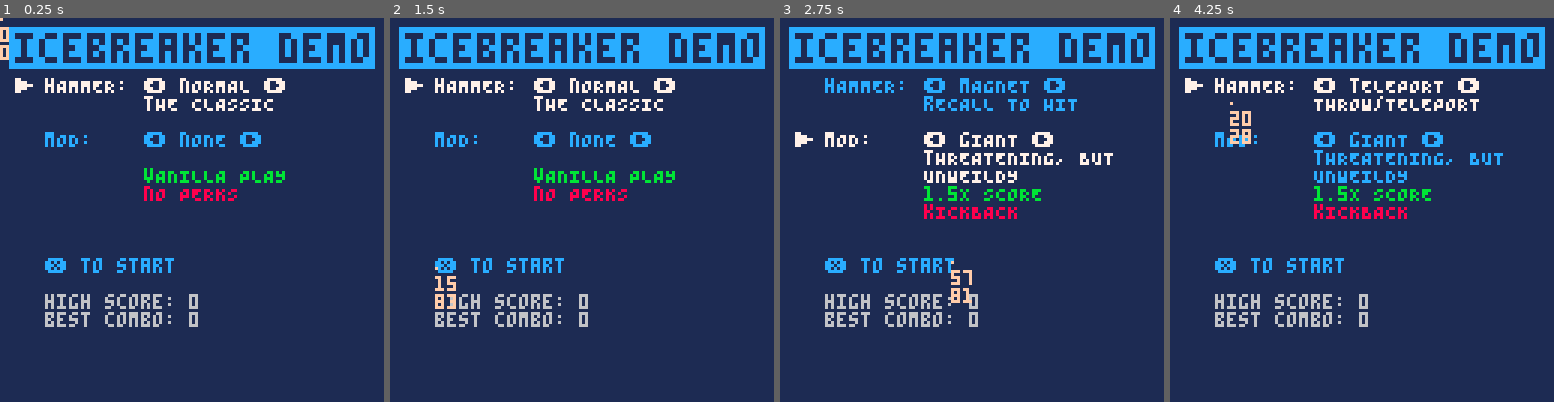
Above: before the commit, frames 1-4 (left to right).
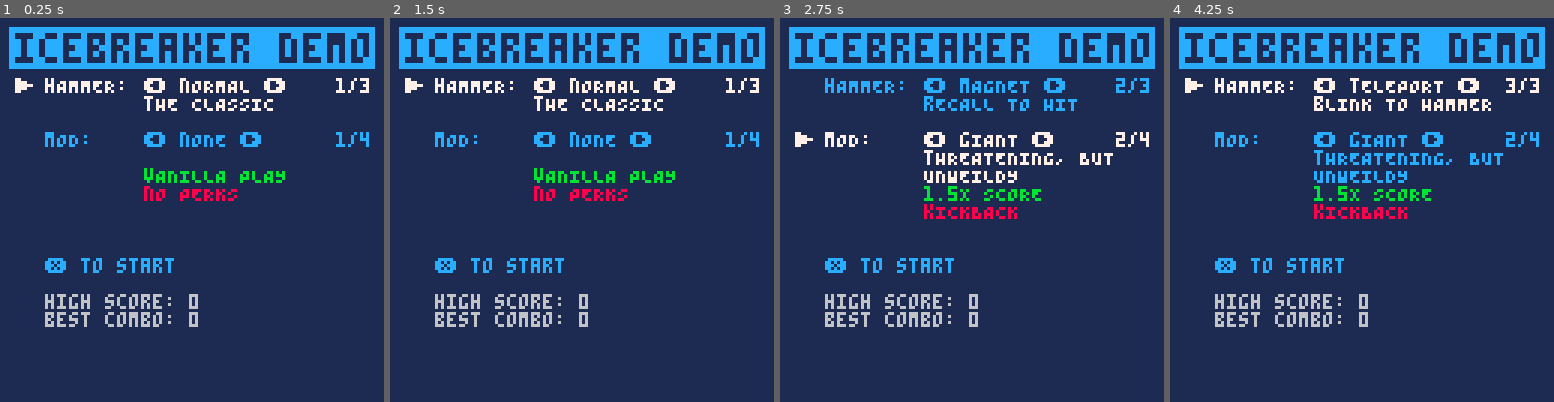
Above: after the commit, the same moments.

Repository: wsasaki01/icebreaker
Game: PICO-8 cartridge p2/icebreaker-p2.p8
The game is run twice, just before and just after one commit, with the same random seed, the same clock (stepped at 60 frames per second) and the same inputs.
Inputs (mouse positions are in pixels of both pictures, inside the frame that each line leads up to):
- Up to frame 1 (0.25 s): no input
- Up to frame 2 (1.5 s): tap X (X key) at 0.33, 1.07 s; click (670, 121) at 0.67 s; tap O (Z key) at 0.7 s; click (436, 267) at 1.22 s
- Up to frame 3 (2.75 s): hold Right 1.6-2.1 s; tap O (Z key) at 1.7, 2.1, 2.5 s; click (887, 114) at 1.77 s; tap X (X key) at 1.85 s; hold Up 2.15-2.42 s; click (952, 259) at 2.32 s; hold Right from 2.47 s (still down)
- Up to frame 4 (4.25 s): click (1404, 106) at 2.87 s; tap O (Z key) every 0.4 s from 2.9 to 4.1 s; tap X (X key) at 2.97, 4.08 s; release Right at 3.03 s; hold Left 3.08-3.58 s; click (1465, 256) at 3.42 s; hold Down 3.63-3.97 s; click (1231, 102) at 3.97 s; hold Right from 4.02 s (still down)

The runs differ from the first frame. In frame 1, 0.4% of the frame differs, in the area x 0-97%, y 0-34%; in frame 2, 0.5%; in frame 3, 0.6%; in frame 4, 1.0%, in the area x 15-97%, y 15-34%.

Commit message:
Save hammer choice

Diff:
--- a/p2/draw.lua
+++ b/p2/draw.lua
@@ -4,8 +4,10 @@
         print("\^i\^t\^wicebreaker demo", 5, 5, 12)
         print("\^w▶", 5, 20+18*(mc-1), 7)
         print("hAMMER:\t⬅️ "..h_types[menu_op.h_type].name.." ➡️", 15, 20, mc==1 and 7 or 12)
+        print(menu_op.h_type.."/"..#h_types, 112, 20)
         print(h_types[menu_op.h_type].desc.."\n", 48, 26)
         print("mOD:\t\t⬅️ "..mods[menu_op.mod].name.." ➡️", 15, 38, mc==2 and 7 or 12)
+        print(menu_op.mod.."/"..#mods, 112, 38)
         print(mods[menu_op.mod].desc, 48, 44)
         print(mods[menu_op.mod].perk, 11)
         print(mods[menu_op.mod].disad, 8)
--- a/p2/init.lua
+++ b/p2/init.lua
@@ -2,7 +2,7 @@
     _g = _ENV
 
     poke(0x5F2D, 1)
-    mouse = true
+    mouse = false
 
     diff={x=0,y=0}
 
@@ -11,6 +11,10 @@
     retry = false
 
     cartdata("someguy17-icebreaker-p2")
+    --0to2=score1-3
+    --3=combo record
+    --4=hammer
+    --5=mod
     h_score = format_score(dget(0), dget(1), dget(2))
     h_combo = dget(3)
 
@@ -19,8 +23,8 @@
     mc = 1
     menu_op_len = 2
     menu_op = {
-        h_type = 1,
-        mod = 1
+        h_type = dget(4)!=0 and dget(4) or 1,
+        mod = dget(5)!=0 and dget(5) or 1
     }
 
     h_types = {
@@ -29,7 +33,7 @@
         {name="mAGNET", desc="rECALL TO HIT",
         x_hint="ROLL/HIT", o_hint="THROW/RECALL"},
         {name="tELEPORT", desc="bLINK TO HAMMER",
-        x_hint="ROLL/HIT", desc="THROW/TELEPORT"}
+        x_hint="ROLL/HIT", o_hint="THROW/TELEPORT",}
     }
 
     mods = {
--- a/p2/setup.lua
+++ b/p2/setup.lua
@@ -1,4 +1,7 @@
 function start_game()
+    dset(4, menu_op.h_type)
+    dset(5, menu_op.mod)
+
     p = create_player(menu_op.h_type, menu_op.mod)
     h = create_weapon(menu_op.h_type, menu_op.mod)
 
